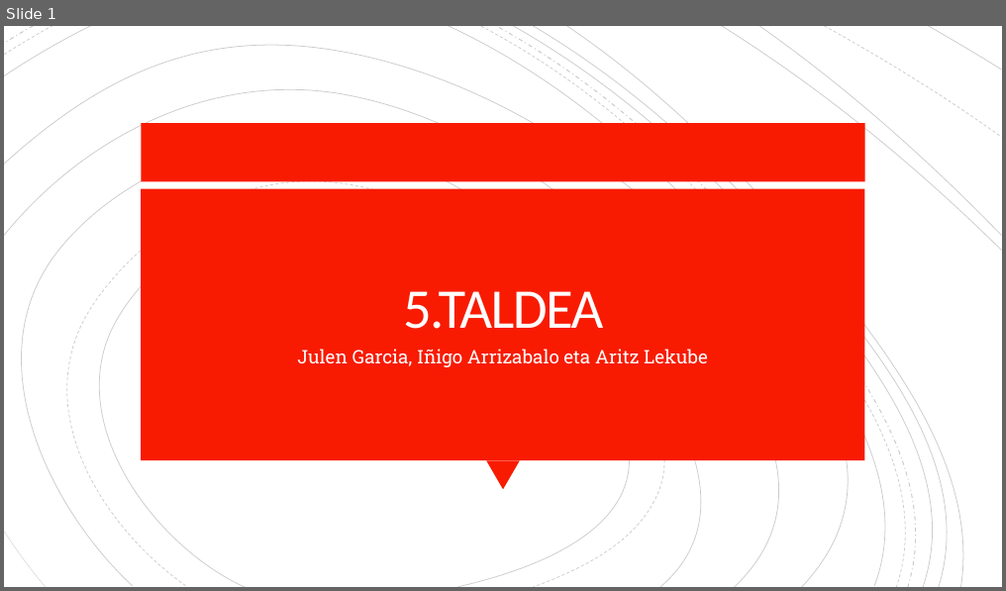
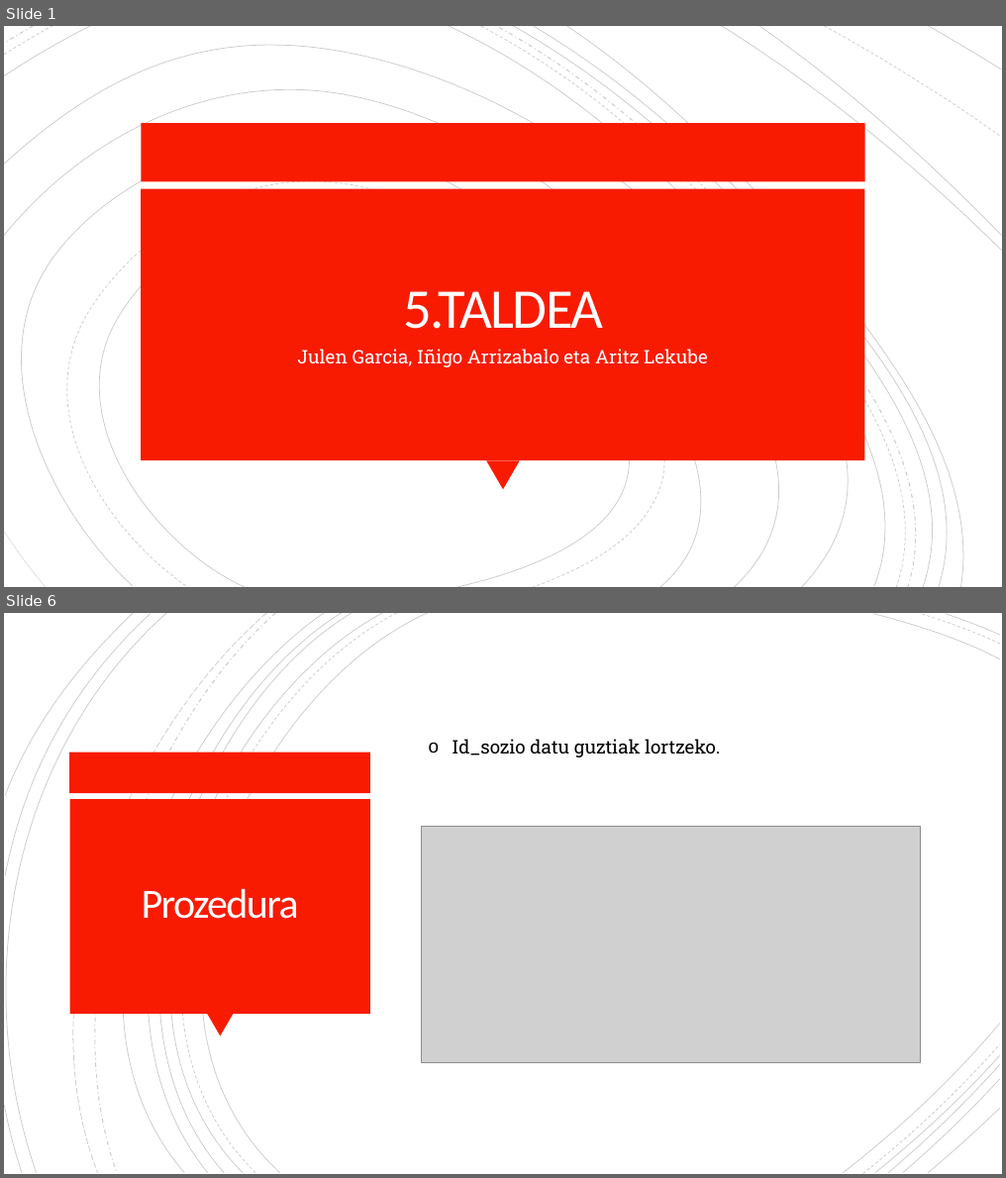
Before and after one commit to OceansForce/Erronka_5_Taldea, a slide deck: Aurkezpena/Aurkezpena_5.taldea_2.sprint.pptx. Shown one above the other, each under a label of ours: slide 1 before the commit, slides 1 and 6 after it; the slides between them are not shown. The pictures are 1006x591 and 1006x1178 pixels, drawn with LibreOffice and Linux fonts; fonts in the diff are those of the drawing; grey boxes stand for pictures. Boxes give left, top, right and bottom in pixels: in the first picture for what was removed or moved away, otherwise in the second. Text is boxed around its words. In the diff, an @@ line names an element or a change of style, - is before the commit and + after.

```diff
--- a/Aurkezpena/Aurkezpena_5.taldea_2.sprint.pptx
+++ b/Aurkezpena/Aurkezpena_5.taldea_2.sprint.pptx
@@ slide 6 added at (4,613,1002,1174), background #FFFFFF @@
@@ group added at (4,613,1000,1174): 21 freeform shapes @@
@@ rectangle added at (70,753,371,793), fill #F81B02 @@
@@ text added at (451,739,720,758), 18 pt, text #000000 @@
+o Id_sozio datu guztiak lortzeko.
@@ rectangle added at (70,799,370,1014), fill #F81B02 @@
@@ picture added at (421,827,921,1062) @@
@@ title added at (142,889,299,919), 40 pt, text #FFFEFF @@
+Prozedura
@@ triangle added at (207,1014,233,1037), fill #F81B02 @@
```
Also in this commit, not shown: 14 other slides added, 1 slide removed, 2 other files.
